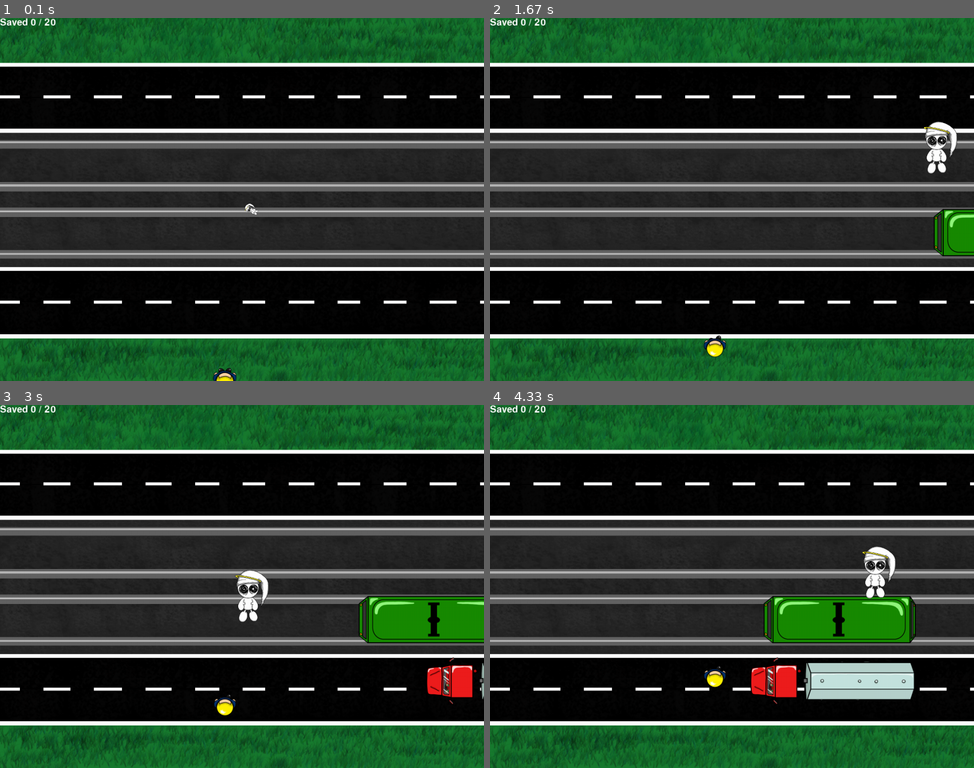
Above: before the commit, frames 1-4 (two rows, left to right).
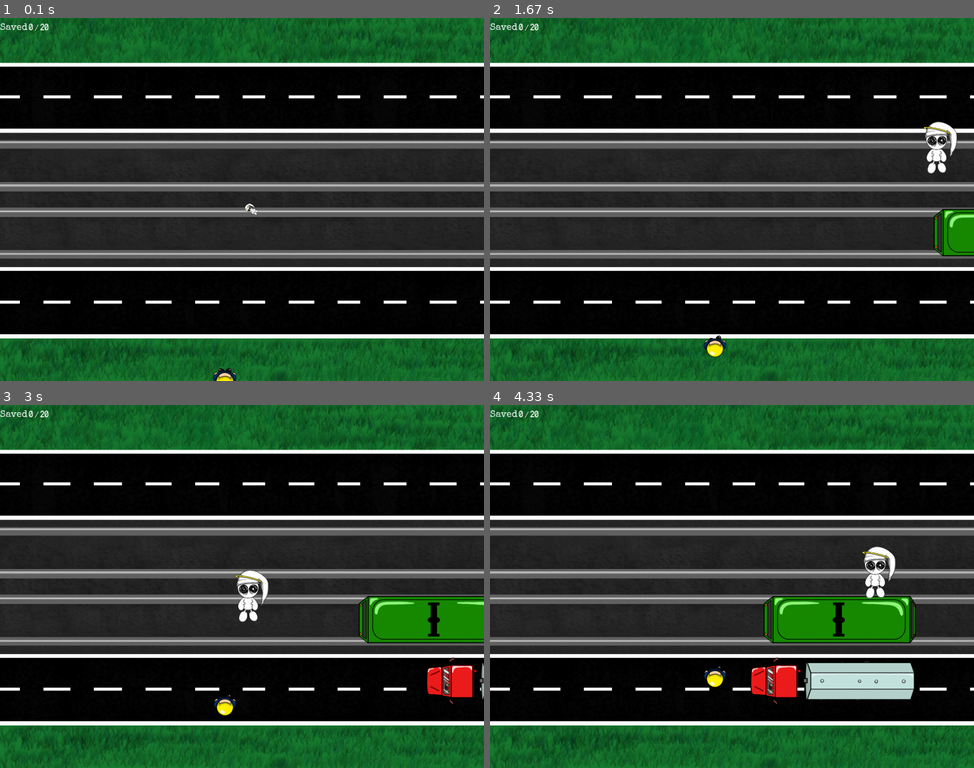
Above: after the commit, the same moments.

Repository: DanielKinsman/ghost-safety-squad-tigjamau
Game: pygame game, started from game.py
The game is run twice, just before and just after one commit, with the same random seed, the same clock (stepped at 60 frames per second) and the same inputs. The source is Python 2; it was converted automatically to run under Python 3.
Inputs:
- Up to frame 1 (0.1 s): no input
- Up to frame 2 (1.67 s): hold Right 0.33-0.8 s; hold Up 0.83-1.13 s; hold Right 1.17-1.63 s
- Up to frame 3 (3 s): hold Left 1.67-2.2 s; hold Down 2.23-2.53 s; hold Left 2.57-2.97 s
- Up to frame 4 (4.33 s): hold Up 3-3.37 s; hold Right 3.4-4.03 s; hold Down from 4.07 s (still down)

The runs differ from the first frame. In frame 1, 0.2% of the frame differs, in the area x 0-12%, y 0-4%; in frame 2, 0.2%; in frame 3, 0.2%; in frame 4, 0.2%.

Commit message:
Changed font so py2exe on windows would be happy

Diff:
--- a/game.py
+++ b/game.py
@@ -250,7 +250,7 @@
         pygame.mixer.music.load("sound/ghostsquishies.ogg")
 
         pygame.font.init()
-        self.font = pygame.font.Font(pygame.font.get_default_font(), Game.FONT_SIZE)
+        self.font = pygame.font.Font("Profaisal-EliteRiqaV1.0.ttf", Game.FONT_SIZE)
 
         self.background = pygame.image.load("images/background.png")
 
--- a/pygame2exe.py
+++ b/pygame2exe.py
@@ -70,7 +70,7 @@
         self.icon_file = None
 
         #Extra files/dirs copied to game
-        self.extra_datas = ['images', 'sound', 'LICENSE', 'README']
+        self.extra_datas = ['images', 'sound', 'LICENSE', 'README', 'Profaisal-EliteRiqaV1.0.ttf']
 
         #Extra/excludes python modules
         self.extra_modules = []
Binary file added: Profaisal-EliteRiqaV1.0.ttf
Not shown, changed: LICENSE
